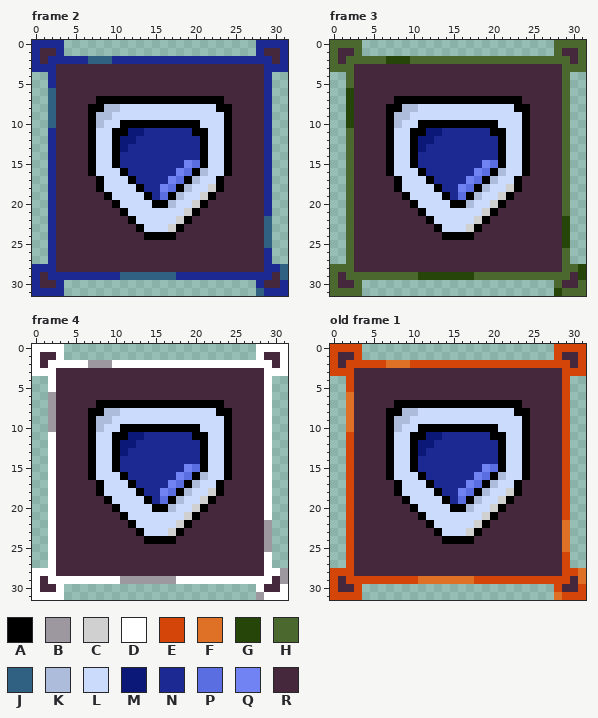
Two versions of one pixel-art file, assets/raw/icons-32x32.ase. The picture above is the old version.
32x32 pixels, 4 frames. Colours within 5 levels of each other are drawn and written as one. Shown: frame 2, frame 3, frame 4, old frame 1. The commit also changed other frames, which this record leaves out.
Visible layers, top first: "MaxEnergyShield", "MaxBaseShield", "Background", "BorderEpic", "BorderRare", "BorderUncommon", "BorderNormal".
Palette (. is transparent): A #000000  B #9d98a0  C #d0d0d0  D #ffffff  E #d44509  F #df7126  G #264609  H #4b692f  J #306082  K #adbcda  L #cbdbfc  M #0c1878  N #1c2993  P #5b6ee1  Q #7183f3  R #45283c
Pixels before, frame 2, first column x 0:
 0 NNNN........................NNNN
 1 NRRN........................NRRN
 2 NRNNNNNJJJNNNNNNNNNNNNNNNNNNNNRN
 3 NNNRRRRRRRRRRRRRRRRRRRRRRRRRRNNN
 4 ..NRRRRRRRRRRRRRRRRRRRRRRRRRRN..
 5 ..NRRRRRRRRRRRRRRRRRRRRRRRRRRN..
 6 ..JRRRRRRRRRRRRRRRRRRRRRRRRRRN..
 7 ..JRRRRRAAAAAAAAAAAAAAAARRRRRN..
 8 ..JRRRRAAKKLLLLLLLLLLLLAARRRRN..
 9 ..JRRRRAKKLLLLLLLLLLLLLLARRRRN..
10 ..JRRRRAKLLAAAAAAAAAALLLARRRRN..
11 ..NRRRRALLAAMMNNNNNNAALLARRRRN..
12 ..NRRRRALLAMMNNNNNNNNALLARRRRN..
13 ..NRRRRALLAMNNNNNNNNNALLARRRRN..
14 ..NRRRRALLANNNNNNNNNNALLARRRRN..
15 ..NRRRRALLANNNNNNNNQPALLARRRRN..
16 ..NRRRRALLLANNNNNNQPAKLLARRRRN..
17 ..NRRRRRALLLANNNNQPAKLLARRRRRN..
18 ..NRRRRRALLLLANNQPAKLLCARRRRRN..
19 ..NRRRRRRALLLLANPAKLLCARRRRRRN..
20 ..NRRRRRRRALLLLAAKLLCARRRRRRRN..
21 ..NRRRRRRRRALLLLLLLCARRRRRRRRN..
22 ..NRRRRRRRRRALLLLLCARRRRRRRRRJ..
23 ..NRRRRRRRRRRALLLCARRRRRRRRRRJ..
24 ..NRRRRRRRRRRRAAAARRRRRRRRRRRJ..
25 ..NRRRRRRRRRRRRRRRRRRRRRRRRRRJ..
26 ..NRRRRRRRRRRRRRRRRRRRRRRRRRRN..
27 ..NRRRRRRRRRRRRRRRRRRRRRRRRRRN..
28 NNNRRRRRRRRRRRRRRRRRRRRRRRRRRNNJ
29 NRNNNNNNNNNJJJJJJJNNNNNNNNNNNNRJ
30 NRRN........................NRRN
31 NNNN........................JNNN
Pixels before, frame 3, first column x 0:
 0 HHHH........................HHHH
 1 HRRH........................HRRH
 2 HRHHHHHGGGHHHHHHHHHHHHHHHHHHHHRH
 3 HHHRRRRRRRRRRRRRRRRRRRRRRRRRRHHH
 4 ..HRRRRRRRRRRRRRRRRRRRRRRRRRRH..
 5 ..HRRRRRRRRRRRRRRRRRRRRRRRRRRH..
 6 ..GRRRRRRRRRRRRRRRRRRRRRRRRRRH..
 7 ..GRRRRRAAAAAAAAAAAAAAAARRRRRH..
 8 ..GRRRRAAKKLLLLLLLLLLLLAARRRRH..
 9 ..GRRRRAKKLLLLLLLLLLLLLLARRRRH..
10 ..GRRRRAKLLAAAAAAAAAALLLARRRRH..
11 ..HRRRRALLAAMMNNNNNNAALLARRRRH..
12 ..HRRRRALLAMMNNNNNNNNALLARRRRH..
13 ..HRRRRALLAMNNNNNNNNNALLARRRRH..
14 ..HRRRRALLANNNNNNNNNNALLARRRRH..
15 ..HRRRRALLANNNNNNNNQPALLARRRRH..
16 ..HRRRRALLLANNNNNNQPAKLLARRRRH..
17 ..HRRRRRALLLANNNNQPAKLLARRRRRH..
18 ..HRRRRRALLLLANNQPAKLLCARRRRRH..
19 ..HRRRRRRALLLLANPAKLLCARRRRRRH..
20 ..HRRRRRRRALLLLAAKLLCARRRRRRRH..
21 ..HRRRRRRRRALLLLLLLCARRRRRRRRH..
22 ..HRRRRRRRRRALLLLLCARRRRRRRRRG..
23 ..HRRRRRRRRRRALLLCARRRRRRRRRRG..
24 ..HRRRRRRRRRRRAAAARRRRRRRRRRRG..
25 ..HRRRRRRRRRRRRRRRRRRRRRRRRRRG..
26 ..HRRRRRRRRRRRRRRRRRRRRRRRRRRH..
27 ..HRRRRRRRRRRRRRRRRRRRRRRRRRRH..
28 HHHRRRRRRRRRRRRRRRRRRRRRRRRRRHHG
29 HRHHHHHHHHHGGGGGGGHHHHHHHHHHHHRG
30 HRRH........................HRRH
31 HHHH........................GHHH
Pixels before, frame 4, first column x 0:
 0 DDDD........................DDDD
 1 DRRD........................DRRD
 2 DRDDDDDBBBDDDDDDDDDDDDDDDDDDDDRD
 3 DDDRRRRRRRRRRRRRRRRRRRRRRRRRRDDD
 4 ..DRRRRRRRRRRRRRRRRRRRRRRRRRRD..
 5 ..DRRRRRRRRRRRRRRRRRRRRRRRRRRD..
 6 ..BRRRRRRRRRRRRRRRRRRRRRRRRRRD..
 7 ..BRRRRRAAAAAAAAAAAAAAAARRRRRD..
 8 ..BRRRRAAKKLLLLLLLLLLLLAARRRRD..
 9 ..BRRRRAKKLLLLLLLLLLLLLLARRRRD..
10 ..BRRRRAKLLAAAAAAAAAALLLARRRRD..
11 ..DRRRRALLAAMMNNNNNNAALLARRRRD..
12 ..DRRRRALLAMMNNNNNNNNALLARRRRD..
13 ..DRRRRALLAMNNNNNNNNNALLARRRRD..
14 ..DRRRRALLANNNNNNNNNNALLARRRRD..
15 ..DRRRRALLANNNNNNNNQPALLARRRRD..
16 ..DRRRRALLLANNNNNNQPAKLLARRRRD..
17 ..DRRRRRALLLANNNNQPAKLLARRRRRD..
18 ..DRRRRRALLLLANNQPAKLLCARRRRRD..
19 ..DRRRRRRALLLLANPAKLLCARRRRRRD..
20 ..DRRRRRRRALLLLAAKLLCARRRRRRRD..
21 ..DRRRRRRRRALLLLLLLCARRRRRRRRD..
22 ..DRRRRRRRRRALLLLLCARRRRRRRRRB..
23 ..DRRRRRRRRRRALLLCARRRRRRRRRRB..
24 ..DRRRRRRRRRRRAAAARRRRRRRRRRRB..
25 ..DRRRRRRRRRRRRRRRRRRRRRRRRRRB..
26 ..DRRRRRRRRRRRRRRRRRRRRRRRRRRD..
27 ..DRRRRRRRRRRRRRRRRRRRRRRRRRRD..
28 DDDRRRRRRRRRRRRRRRRRRRRRRRRRRDDB
29 DRDDDDDDDDDBBBBBBBDDDDDDDDDDDDRB
30 DRRD........................DRRD
31 DDDD........................BDDD
Pixels before, old frame 1, first column x 0:
 0 EEEE........................EEEE
 1 ERRE........................ERRE
 2 EREEEEEFFFEEEEEEEEEEEEEEEEEEEERE
 3 EEERRRRRRRRRRRRRRRRRRRRRRRRRREEE
 4 ..ERRRRRRRRRRRRRRRRRRRRRRRRRRE..
 5 ..ERRRRRRRRRRRRRRRRRRRRRRRRRRE..
 6 ..FRRRRRRRRRRRRRRRRRRRRRRRRRRE..
 7 ..FRRRRRAAAAAAAAAAAAAAAARRRRRE..
 8 ..FRRRRAAKKLLLLLLLLLLLLAARRRRE..
 9 ..FRRRRAKKLLLLLLLLLLLLLLARRRRE..
10 ..FRRRRAKLLAAAAAAAAAALLLARRRRE..
11 ..ERRRRALLAAMMNNNNNNAALLARRRRE..
12 ..ERRRRALLAMMNNNNNNNNALLARRRRE..
13 ..ERRRRALLAMNNNNNNNNNALLARRRRE..
14 ..ERRRRALLANNNNNNNNNNALLARRRRE..
15 ..ERRRRALLANNNNNNNNQPALLARRRRE..
16 ..ERRRRALLLANNNNNNQPAKLLARRRRE..
17 ..ERRRRRALLLANNNNQPAKLLARRRRRE..
18 ..ERRRRRALLLLANNQPAKLLCARRRRRE..
19 ..ERRRRRRALLLLANPAKLLCARRRRRRE..
20 ..ERRRRRRRALLLLAAKLLCARRRRRRRE..
21 ..ERRRRRRRRALLLLLLLCARRRRRRRRE..
22 ..ERRRRRRRRRALLLLLCARRRRRRRRRF..
23 ..ERRRRRRRRRRALLLCARRRRRRRRRRF..
24 ..ERRRRRRRRRRRAAAARRRRRRRRRRRF..
25 ..ERRRRRRRRRRRRRRRRRRRRRRRRRRF..
26 ..ERRRRRRRRRRRRRRRRRRRRRRRRRRE..
27 ..ERRRRRRRRRRRRRRRRRRRRRRRRRRE..
28 EEERRRRRRRRRRRRRRRRRRRRRRRRRREEF
29 EREEEEEEEEEFFFFFFFEEEEEEEEEEEERF
30 ERRE........................ERRE
31 EEEE........................FEEE
The same view after the edit:
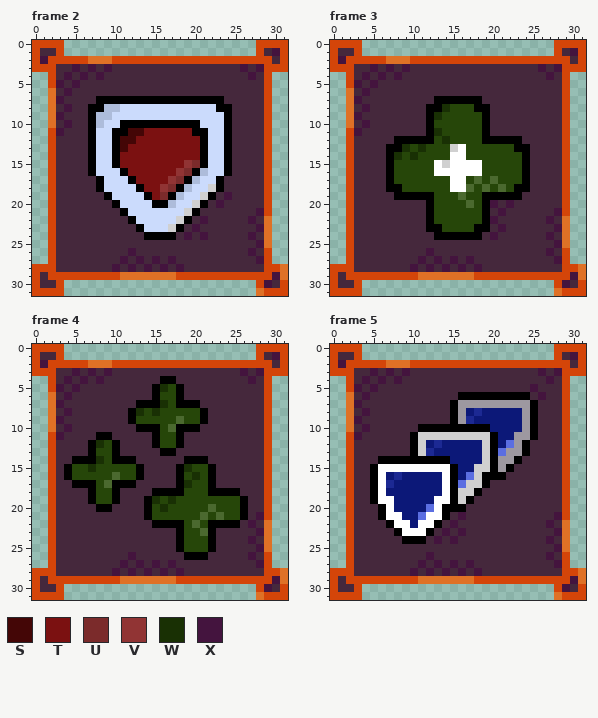
Colours new in this view: S #440606  T #7b1111  U #7b2b2b  V #913434  W #193004  X #44143e
A new or re-ordered frame is compared with the old frame closest to it.
What changed:
frames 4 -> 10
layer "IconSymbol" added
layer "MaxBaseShield" removed
layer "MaxEnergyShield" removed
Changed rows in their new state; - is an unchanged pixel.
Frame 2, layers "IconSymbol", "Background", "BorderEpic":
first column x 0:
 0 EEEE------------------------EEEE
 1 E--E------------------------E-XE
 2 EXEEEEEFFFEEEEEEEEEEEEEEEEEEEE-E
 3 EEE--X-X-X----------------X-XEEE
 4 --E-X-X-X------------------X-E--
 5 --EX-X-----------------------E--
 6 --F-X------------------------E--
 7 --FX-------------------------E--
 8 --F-X------------------------E--
 9 --FX-------------------------E--
10 --F-X------------------------E--
11 --EX--------SSTTTTTT---------E--
12 --E--------SSTTTTTTTT--------E--
13 --E--------STTTTTTTTT--------E--
14 --E--------TTTTTTTTTT--------E--
15 --E--------TTTTTTTTVU--------E--
16 --E---------TTTTTTVU---------E--
17 --E----------TTTTVU----------E--
18 --E-----------TTVU-----------E--
19 --E------------TU-------X----E--
20 --E--------------------X-----E--
21 --E-------------------------XE--
22 --E------------------X-----X-F--
23 --E-----------------X-------XF--
24 --E----------------X-X-----X-F--
25 --E-------------------------XF--
26 --E---------X--------------X-E--
27 --E--------X-X-X-X----------XE--
28 EEE-------X-X-X-X-X----------EEF
29 E-EEEEEEEEEFFFFFFFEEEEEEEEEEEEXF
30 E--E------------------------EX-E
31 EEEE------------------------FEEE
Frame 3:
first column x 0:
 0 EEEE------------------------EEEE
 1 E--E------------------------E-XE
 2 EXEEEEEFFFEEEEEEEEEEEEEEEEEEEE-E
 3 EEE--X-X-X----------------X-XEEE
 4 --E-X-X-X------------------X-E--
 5 --EX-X-----------------------E--
 6 --F-X------------------------E--
 7 --FX----RRRRR------RRRRR-----E--
 8 --F-X--RRRRRAAWGGGAARRRRR----E--
 9 --FX---RRRRRAWGGGGGARRRRR----E--
10 --F-X--RRRRR-GGGGGG-RRRRR----E--
11 --EX---RRRRRAWGGGGGARRRRR----E--
12 --E----RAA-AAGWGGGGAA-AAR----E--
13 --E-----AWGWGGGCDGGGGGGA-----E--
14 --E-----WGWGGGGDDGGGGGGG-----E--
15 --E-----GGGGGDCDDDDGGGGG-----E--
16 --E-----GGGGGDDDDDDGGGGG-----E--
17 --E----AGGGGGGGDDGHGHGGGA----E--
18 --E----A-GGGGGGDDHGHGHG-A----E--
19 --E-----A-AAAGGGHGGAAA-A-----E--
20 --E-------RRAGGGGHGAXRX------E--
21 --E--------RAGGGGGGARX------XE--
22 --E----------GGGGGG-X------X-F--
23 --E---------A-GGGG-A-X------XF--
24 --E----------A----A-X------X-F--
25 --E-------------------------XF--
26 --E---------X--------------X-E--
27 --E--------X-X-X-X----------XE--
28 EEE-------X-X-X-X-X----------EEF
29 E-EEEEEEEEEFFFFFFFEEEEEEEEEEEEXF
30 E--E------------------------EX-E
31 EEEE------------------------FEEE
Frame 4:
first column x 0:
 0 EEEE------------------------EEEE
 1 E--E------------------------E-XE
 2 EXEEEEEFFFEEEEEEEEEEEEEEEEEEEE-E
 3 EEE--X-X-X----------------X-XEEE
 4 --E-X-X-X-------AA---------X-E--
 5 --EX-X---------AWGA----------E--
 6 --F-X----------AGGA----------E--
 7 --FX----RRRRR---WG---RRR-----E--
 8 --F-X--RRRRRAWGWGGGGGARRR----E--
 9 --FX---RRRRRAGGGGGHGGARRR----E--
10 --F-X--RRRRRR---GH---RRRR----E--
11 --EX---RAARRRRRAGGARRRRRR----E--
12 --E-----WG-RRRRAGGARRRRRR----E--
13 --E-----GG-RRRRRAARRRRRRR----E--
14 --E--AA-WG-AARRRRRRAA-RRR----E--
15 --E-AGGWGGGGGARRRRAWGGARR----E--
16 --E-AGGGGGHGGARRRRAGWGARR----E--
17 --E--AAAGHAA-RRRRRAWGGAR-----E--
18 --E----AGGARRRRAAA-GGGA-AA---E--
19 --E----AGGARRR-WGWGGGGGGGGA--E--
20 --E-----AARRRRAGWGGGGGHGGGA--E--
21 --E--------RRRAGGGGGGHGHGGA-XE--
22 --E---------RRRAAAAGHGAAAA-X-F--
23 --E----------RRRRR-GGHA-----XF--
24 --E-----------RRRRAGGGA----X-F--
25 --E---------------AGGGA-----XF--
26 --E---------X------AAA-----X-E--
27 --E--------X-X-X-X----------XE--
28 EEE-------X-X-X-X-X----------EEF
29 E-EEEEEEEEEFFFFFFFEEEEEEEEEEEEXF
30 E--E------------------------EX-E
31 EEEE------------------------FEEE
Frame 5 is new; against old frame 1:
first column x 1:
 1 -----------------------------X
 2 X-----------------------------
 3 ----X-X-X----------------X-X--
 4 ---X-X-X------------------X---
 5 --X-X-------------------X-----
 6 ---X-----------AAAAAAAAA-X----
 7 --X----RRRRRRR-BBBBBBBBBA-----
 8 ---X--RRRRRRRRABMNMMMMMBA-----
 9 --X---RRRRRRRRABNMMMMMMBA-----
10 ---X--RRRR---------MMMMBA-----
11 --X---RRR-CCCCCCCCC-MMBBA-----
12 ------RRR-C--MMMMMCAMPB-------
13 ------RRR-C-MMMMMMCAPBB-------
14 -----A-AA-AAAAMMMMCABBAR------
15 ----ADDDDDDDDDAMMCCABARR------
16 ----ADMNMMMMMDAMPCA-ARRR------
17 ----ADNMMMMMMDAPCC-RRRR-------
18 ----ADMMMMMMMDACC-RRRRR-------
19 ----ADDMMMMMDDAC-RRRRR--------
20 -----ADMMMMPDA--RRRRR---------
21 -----ADDMMPDDARXRRRR-------X--
22 ------ADDMDDARXRRRR-------X---
23 -------ADDDARXRXRR---------X--
24 --------AAA-XRXRR---------X---
25 ---------------------------X--
26 -----------X--------------X---
27 ----------X-X-X-X----------X--
28 ---------X-X-X-X-X------------
29 -----------------------------X
30 ----------------------------X-
Where, in picture pixels (left, top, right, bottom), the same in both pictures:
changed: (32, 40, 288, 296)
changed: (330, 40, 586, 296)
changed: (32, 344, 288, 600)
changed: (338, 352, 578, 592)
